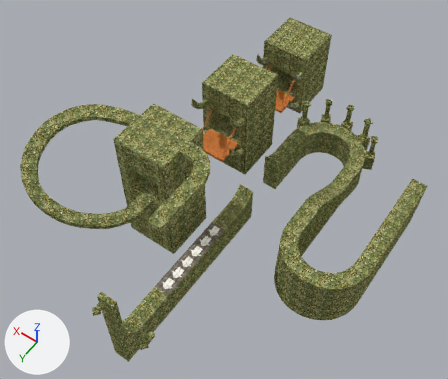
An edit to the Blender file blender/castlecoaster.blend, drawn before and after from the same camera.
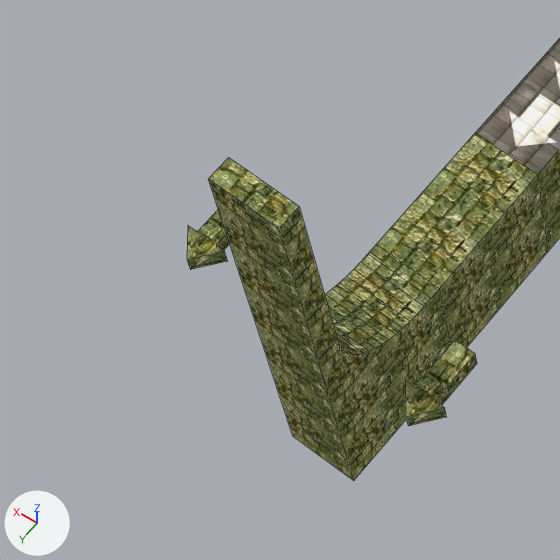
The first picture shows the older version from a 50 mm camera at (-4.0, 25.7, 29.6) aimed at (9.8, 6.3, -0.9). The close-ups show both versions on the part from 12% to 39% of the width and 68% to 100% of the height of that picture; other places that the commit changed are outside them. The axes (+X, +Y, +Z) are drawn at lower left. The lights are the same throughout. The close-ups show mesh edges as thin lines.

Names of what the first close-up shows: 'arrow1', 'arrow2', 'ramp2-col'.
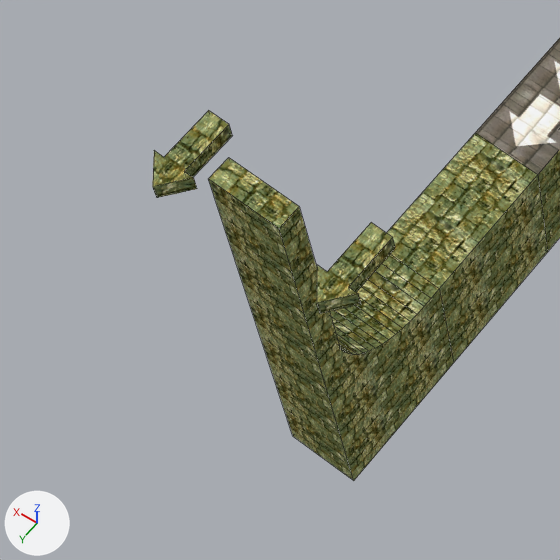
Edits to the scene script, one JSON object a line:
```json
{"op": "set", "path": "ob_arrow1.location", "old": "(10.63, 16.89, -0.95)", "new": "(10.14, 17.26, 1.93)"}
{"op": "set", "path": "ob_arrow2.location", "old": "(7.29, 16.89, -0.95)", "new": "(7.8, 17.26, 1.93)"}
```

Changed parts and their boxes [x1, y1, x2, y2] in the close-ups (560 x 560 px):
```json
{"object": "arrow2", "change": "moved", "before": [405, 340, 477, 426], "after": [317, 223, 395, 314]}
{"object": "arrow1", "change": "moved", "before": [187, 210, 230, 270], "after": [153, 111, 233, 198]}
```
